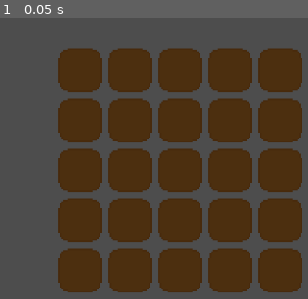
Above: before the commit, frame 1.
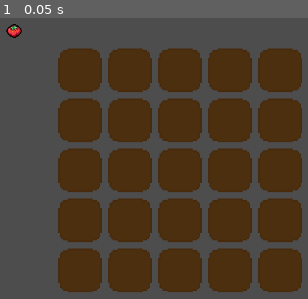
Above: after the commit, the same moment.

Repository: gogolum/Brakey-s-GameJam-2024
Game: Godot game, scene res://Scene/main_level/main_level.tscn
Same seed, same stepped clock (60 frames per second), same inputs: the game is played once before the commit and once after it. Before the commit the project has no main scene; this scene is started directly in both runs.
Inputs:
- Up to frame 1 (0.05 s): no input

The runs differ from the first frame. In frame 1, 0.2% of the frame differs, in the area x 1-8%, y 2-8%.

Commit message:
dico vege

Diff:
--- /dev/null
+++ b/Scene/global/globalInfo.gd
@@ -0,0 +1,5 @@
+extends Node
+
+var vegetables : Dictionary = {
+	'TOMATO' : preload("res://Scene/vegetable/vegetables/tomato.tscn")
+}
--- a/Scene/main_level/main_level.tscn
+++ b/Scene/main_level/main_level.tscn
@@ -1,6 +1,7 @@
-[gd_scene load_steps=2 format=3 uid="uid://kf03i6o7vpe8"]
+[gd_scene load_steps=3 format=3 uid="uid://kf03i6o7vpe8"]
 
 [ext_resource type="PackedScene" uid="uid://btelc5pviqh5r" path="res://Scene/garden/garden.tscn" id="1_u2uwf"]
+[ext_resource type="PackedScene" uid="uid://dbs3augtl18k4" path="res://Scene/vegetable/vegetables/tomato.tscn" id="2_wunvt"]
 
 [node name="MainLevel" type="Control"]
 layout_mode = 3
@@ -13,3 +14,6 @@
 [node name="Garden" parent="CanvasLayer2" instance=ExtResource("1_u2uwf")]
 size_flags_horizontal = 4
 size_flags_vertical = 4
+
+[node name="Tomato" parent="." instance=ExtResource("2_wunvt")]
+position = Vector2(395, 160)
--- a/Scene/vegetable/vegetables/tomato.tscn
+++ b/Scene/vegetable/vegetables/tomato.tscn
@@ -1,8 +1,12 @@
-[gd_scene load_steps=3 format=3 uid="uid://dbs3augtl18k4"]
+[gd_scene load_steps=4 format=3 uid="uid://dbs3augtl18k4"]
 
 [ext_resource type="PackedScene" uid="uid://w8v2eba32ld6" path="res://Scene/vegetable/vegetable.tscn" id="1_3tlg6"]
 [ext_resource type="Script" path="res://Scene/vegetable/vegetables/tomato.gd" id="2_47oun"]
+[ext_resource type="Texture2D" uid="uid://cexnff5ybyudc" path="res://Assets/Legume_sprite/Fruits and Vegetables/Tomato.png" id="3_q8idc"]
 
 [node name="Tomato" instance=ExtResource("1_3tlg6")]
 script = ExtResource("2_47oun")
 stat_catastrophe = [2, 0, 0, 0]
+
+[node name="Sprite2D" parent="." index="0"]
+texture = ExtResource("3_q8idc")
--- a/project.godot
+++ b/project.godot
@@ -11,8 +11,13 @@
 [application]
 
 config/name="Brakey's gamejam"
+run/main_scene="res://Scene/main_level/main_level.tscn"
 config/features=PackedStringArray("4.2", "Forward Plus")
 config/icon="res://icon.svg"
+
+[autoload]
+
+GlobalInfo="*res://Scene/global/globalInfo.gd"
 
 [display]
 
